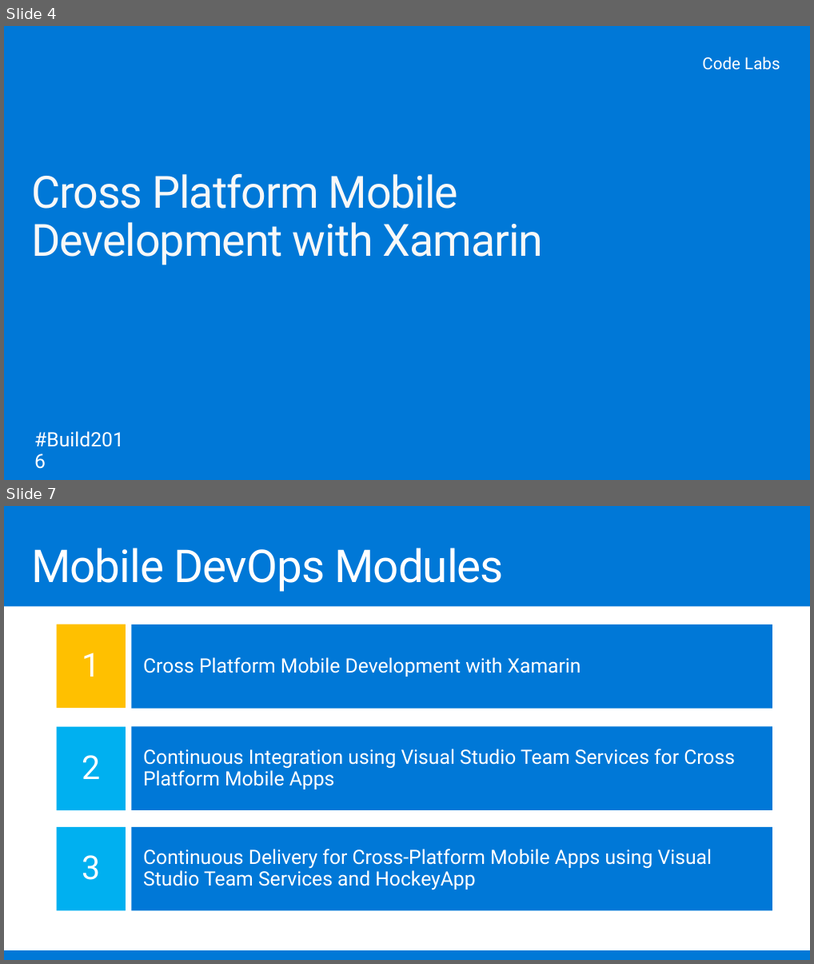
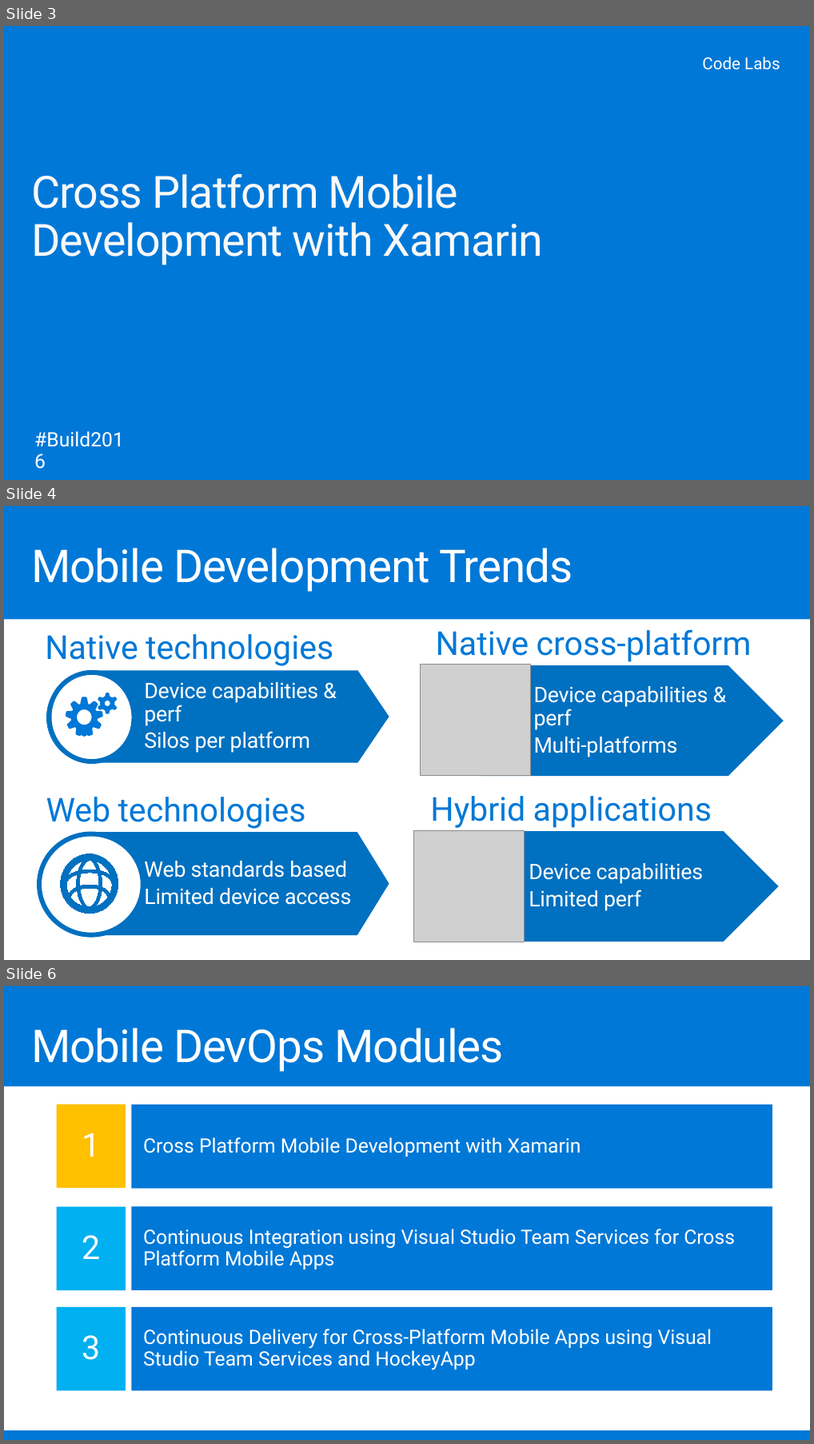
Before and after one commit to sriramdasbalaji/CodeLabs-MobileDevOps, a slide deck: Module1-Xamarin/Slides/Mobile DevOps Module 1.pptx. Shown one above the other, each under a label of ours: slides 4 and 7 before the commit, slides 3, 4 and 6 after it; the slides between them are not shown. The pictures are 814x964 and 814x1444 pixels, drawn with LibreOffice and Linux fonts; fonts in the diff are those of the drawing; grey boxes stand for pictures; background and template pictures are left out. Boxes give left, top, right and bottom in pixels: in the first picture for what was removed or moved away, otherwise in the second. Text is boxed around its words. In the diff, an @@ line names an element or a change of style, - is before the commit and + after.

```diff
--- a/Module1-Xamarin/Slides/Mobile DevOps Module 1.pptx
+++ b/Module1-Xamarin/Slides/Mobile DevOps Module 1.pptx
@@ slide 4 added at <box>4,506,810,960</box>, background #0078D7 @@
@@ title added at <box>31,548,574,592</box>, 55.1 pt, text #FFFFFF @@
+Mobile Development Trends
@@ rectangle added at <box>4,620,810,960</box>, fill #FFFFFF @@
@@ pentagon arrow added at <box>91,670,390,763</box>, fill #0070C0, 26 pt, text #FFFFFF @@
+Device capabilities & perf
+Silos per platform
@@ group added at <box>45,634,334,761</box>: 3 ellipses, 2 freeform shapes, 1 text @@
+Native technologies
@@ text added at <box>46,796,306,828</box>, 40 pt, text #0078D7 @@
+Web technologies
@@ ellipse added at <box>39,833,142,934</box>, outline #0070C0 5.75 pt @@
@@ ellipse added at <box>41,833,142,936</box>, fill #FFFFFF, outline #A8A8A8 0.75 pt @@
@@ pentagon arrow added at <box>91,832,390,935</box>, fill #0070C0, 26 pt, text #FFFFFF @@
+Web standards based
+Limited device access
@@ group added at <box>414,629,784,941</box>: 2 pentagon arrows, 2 texts, 2 pictures @@
+Device capabilities & perf
+Multi-platforms
+Native cross-platform
+Device capabilities
+Limited perf
+Hybrid applications
@@ freeform shape added at <box>60,853,118,912</box>, fill #0070C0, outline #0070C0 0.75 pt @@
@@ what was slide 4 is now slide 3 @@
@@ what was slide 7 is now slide 6 @@
```
Also in this commit, not shown: 1 other slide added, 3 slides removed, 2 other files.
